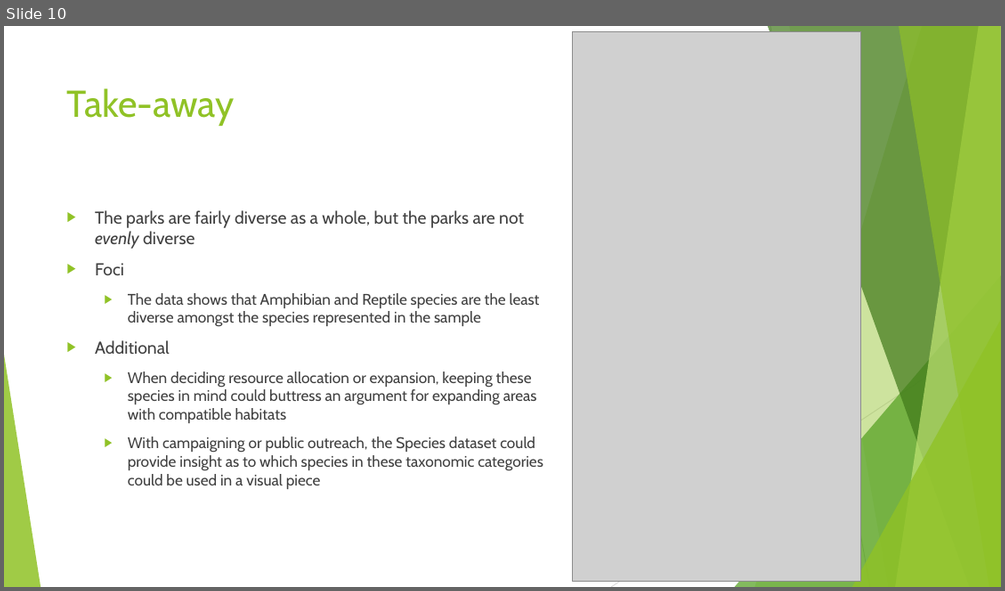
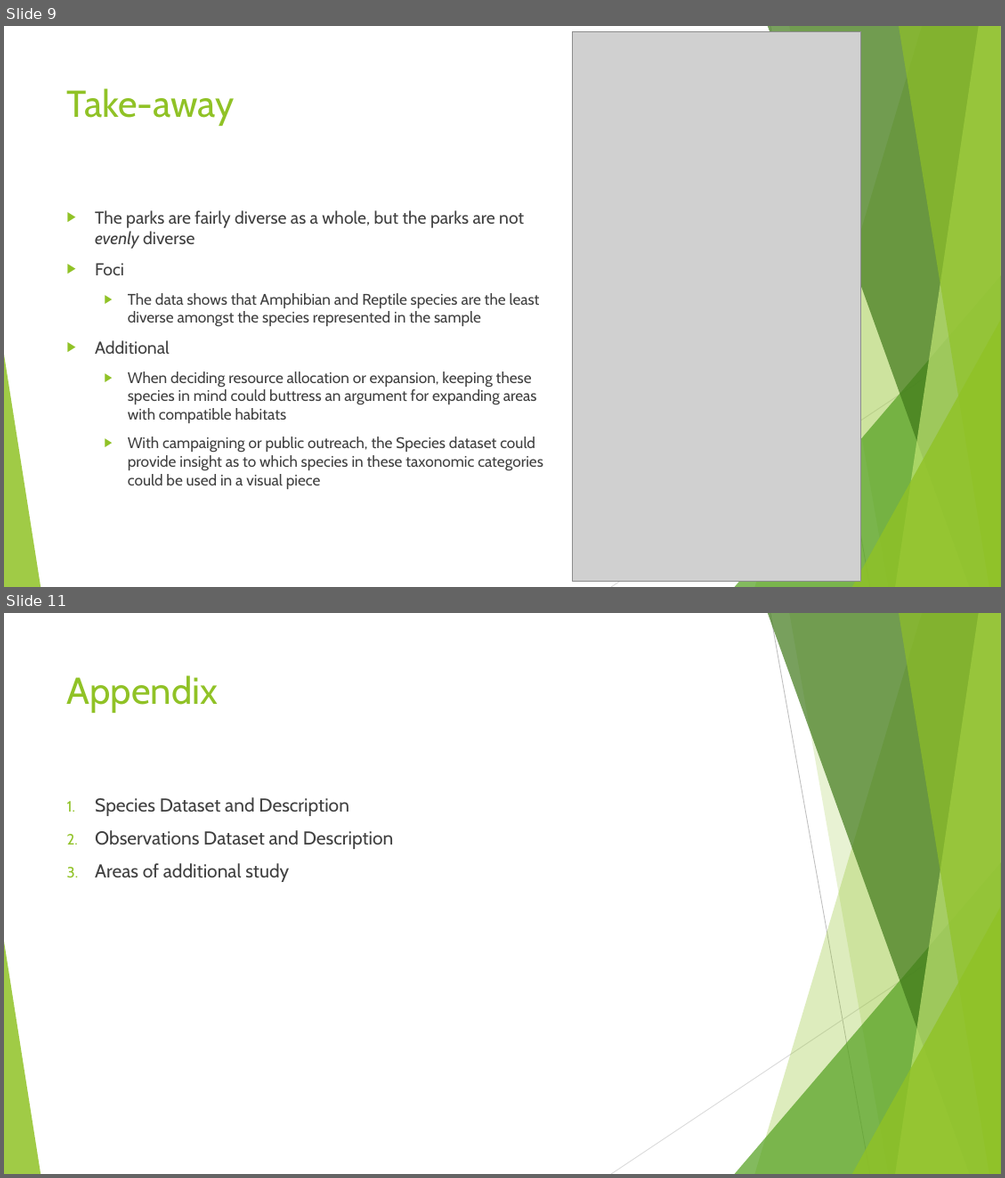
Before and after one commit to davidag2696/Biodiversity_Indices_Analysis_Four_National_Parks, a slide deck: biodiversity_presentation.pptx. Shown one above the other, each under a label of ours: slide 10 before the commit, slides 9 and 11 after it; the slides between them are not shown. The pictures are 1005x591 and 1005x1178 pixels, drawn with LibreOffice and Linux fonts; fonts in the diff are those of the drawing; grey boxes stand for pictures. Boxes give left, top, right and bottom in pixels: in the first picture for what was removed or moved away, otherwise in the second. Text is boxed around its words. In the diff, an @@ line names an element or a change of style, - is before the commit and + after.

```diff
--- a/biodiversity_presentation.pptx
+++ b/biodiversity_presentation.pptx
@@ slide 11 added at (4, 613, 1001, 1174), background #FFFFFF; not listed: 10 template elements that a slide beside it also shows @@
@@ title added at (67, 675, 218, 713), 36 pt, text #90C226 @@
+Appendix
@@ text added at (95, 797, 394, 882), 18 pt, text #404040 @@
+1. Species Dataset and Description
+2. Observations Dataset and Description
+3. Areas of additional study
@@ what was slide 10 is now slide 9 @@
```
Also in this commit, not shown: 5 other slides added, 2 slides removed, 10 other files.
